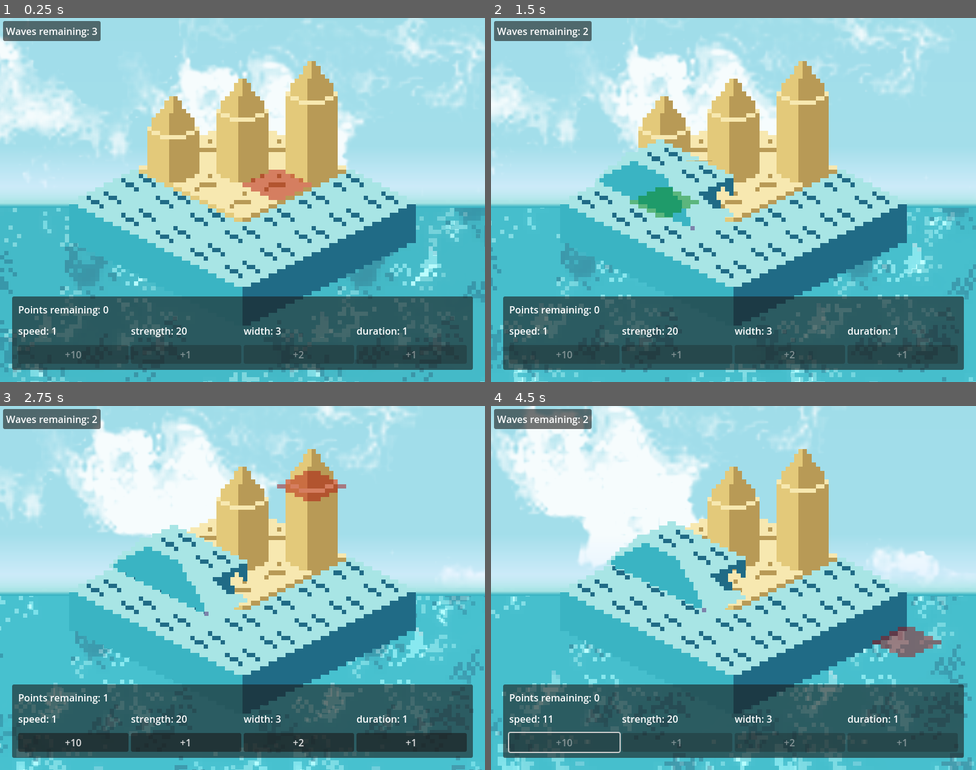
Above: before the commit, frames 1-4 (two rows, left to right).
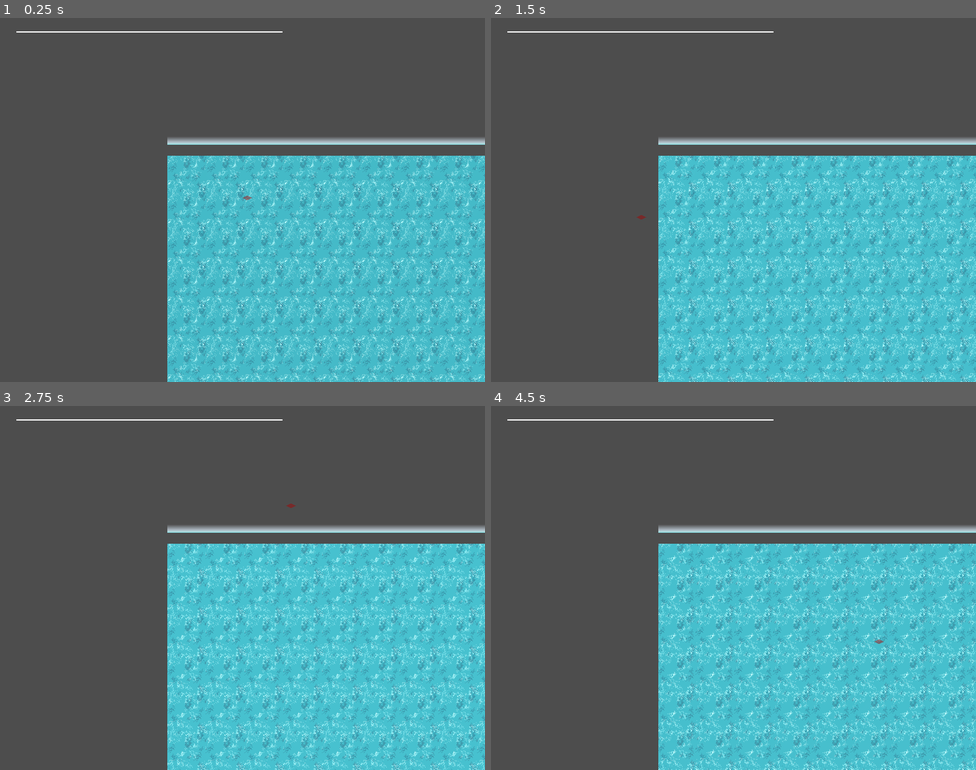
Above: after the commit, the same moments.

Repository: macmist/game-off-2025-waves
Game: Godot game, scene res://scene.tscn
Two runs of this game, one before a commit and one after it. Both use one fixed random seed, a clock stepped at 60 frames per second and the inputs below.
Inputs (mouse positions are in pixels of both pictures, inside the frame that each line leads up to):
- Up to frame 1 (0.25 s): no input
- Up to frame 2 (1.5 s): move the mouse to (840, 181) at 0.52 s; click (840, 181) at 0.67 s; move the mouse to (636, 218) at 1.27 s; click (636, 218) at 1.42 s
- Up to frame 3 (2.75 s): move the mouse to (291, 507) at 2.02 s; click (291, 507) at 2.17 s
- Up to frame 4 (4.5 s): click (563, 740) at 2.75 s, where only the run before the commit has a clickable "+10"; move the mouse to (709, 660) at 3.52 s; click (709, 660) at 3.67 s; move the mouse to (879, 642) at 4.27 s; click (879, 642) at 4.42 s

The runs differ from the first frame. In frame 1, 94% of the frame differs, in the area x 0-100%, y 0-100%; in frame 2, 94%; in frame 3, 93%; in frame 4, 94%.

Commit message:
feat: added game over / level clear menus + load next level on success

Diff:
--- a/level_generator.gd
+++ b/level_generator.gd
@@ -1,5 +1,6 @@
 extends FloorMap
 
+class_name LevelGenerator
 
 @export var size: int = 15
 @onready var camera: Camera2D = $Camera
@@ -80,8 +81,8 @@
 
 
 
-func _ready() -> void:
-	var data = read_level("res://levels/level_1.txt")
+func setup(level_number: int) -> void:
+	var data = read_level("res://levels/level_%d.txt" % level_number)
 	generate_floor(data)
 	center_and_zoom(data)
 	center_ocean(data)
--- a/scene.tscn
+++ b/scene.tscn
@@ -1,14 +1,17 @@
-[gd_scene load_steps=13 format=3 uid="uid://dlsuu5052jpmk"]
+[gd_scene load_steps=16 format=3 uid="uid://dlsuu5052jpmk"]
 
 [ext_resource type="PackedScene" uid="uid://fdcq877rg21j" path="res://components/waves/wave_generator.tscn" id="1_kjp7g"]
 [ext_resource type="PackedScene" uid="uid://ddhx6hbmmr850" path="res://in_game_menu.tscn" id="1_kvf8t"]
 [ext_resource type="Texture2D" uid="uid://suk08b7n40vh" path="res://isometrictiles.png" id="1_r5ucq"]
 [ext_resource type="PackedScene" uid="uid://ny78w53hk7bn" path="res://ocean.tscn" id="1_w8xrm"]
+[ext_resource type="Script" path="res://game_controller.gd" id="1_xlmfs"]
 [ext_resource type="TileSet" uid="uid://c0mifsjfe3xm0" path="res://tileset.tres" id="1_yo7j3"]
 [ext_resource type="PackedScene" uid="uid://bjbne260tsm63" path="res://components/SkyBackground.tscn" id="3_c7nnf"]
 [ext_resource type="Script" path="res://floor_map.gd" id="3_g1yog"]
 [ext_resource type="Script" path="res://marker.gd" id="4_xi07p"]
 [ext_resource type="PackedScene" uid="uid://b6d2tew8sdhk7" path="res://level_generator.tscn" id="7_aiebb"]
+[ext_resource type="PackedScene" uid="uid://c3crf77ufdrun" path="res://game_over.tscn" id="10_kmn2t"]
+[ext_resource type="PackedScene" uid="uid://cpe5etx51crtx" path="res://level_clear.tscn" id="11_1pchb"]
 
 [sub_resource type="Gradient" id="Gradient_7ofga"]
 offsets = PackedFloat32Array(0, 0.665306, 0.934694, 0.995918)
@@ -22,8 +25,10 @@
 texture_filter = 1
 
 [node name="root" type="Node2D"]
+script = ExtResource("1_xlmfs")
 
 [node name="InGameMenu" parent="." instance=ExtResource("1_kvf8t")]
+visible = false
 
 [node name="SkyBackground" parent="." instance=ExtResource("3_c7nnf")]
 
@@ -94,4 +99,9 @@
 scale = Vector2(438.5, 1.5)
 texture = SubResource("CanvasTexture_7o5go")
 
+[node name="Game Over" parent="." instance=ExtResource("10_kmn2t")]
+
+[node name="Level Clear" parent="." instance=ExtResource("11_1pchb")]
+visible = false
+
 [connection signal="tile_clicked" from="Marker" to="WaveGenerator" method="_on_marker_tile_clicked"]
--- a/scripts/game.gd
+++ b/scripts/game.gd
@@ -1,4 +1,9 @@
 extends Node
+
+signal level_complete(level_number: int)
+signal level_failed(level_number: int)
+signal start_level(level_number: int)
+
 
 var speed: EditableInt = EditableInt.new(10)
 var strength: EditableInt = EditableInt.new(20)
@@ -6,11 +11,24 @@
 var duration: EditableInt = EditableInt.new(2)
 var num_of_waves: EditableInt = EditableInt.new(3)
 var points_remaining: EditableInt = EditableInt.new(0)
+var level: EditableInt = EditableInt.new(0)
 
 
 func try_game_over():
 	if num_of_waves.current == 0 &&  get_tree().get_node_count_in_group("Wave") <= 1:
 		if get_tree().get_node_count_in_group("Tower") == 0:
-			print("level success")
+			level_complete.emit(level.current)
+			print("yes")
 		else:
-			print("level failed")
+			print("no")
+			level_failed.emit(level.current)
+
+func begin_level():
+	start_level.emit(level.current)
+
+func main_menu():
+	pass
+
+func next_level():
+	level.current += 1
+	begin_level()
Not shown, changed: levels/level_0.txt
Not shown, changed: levels/level_1.txt
